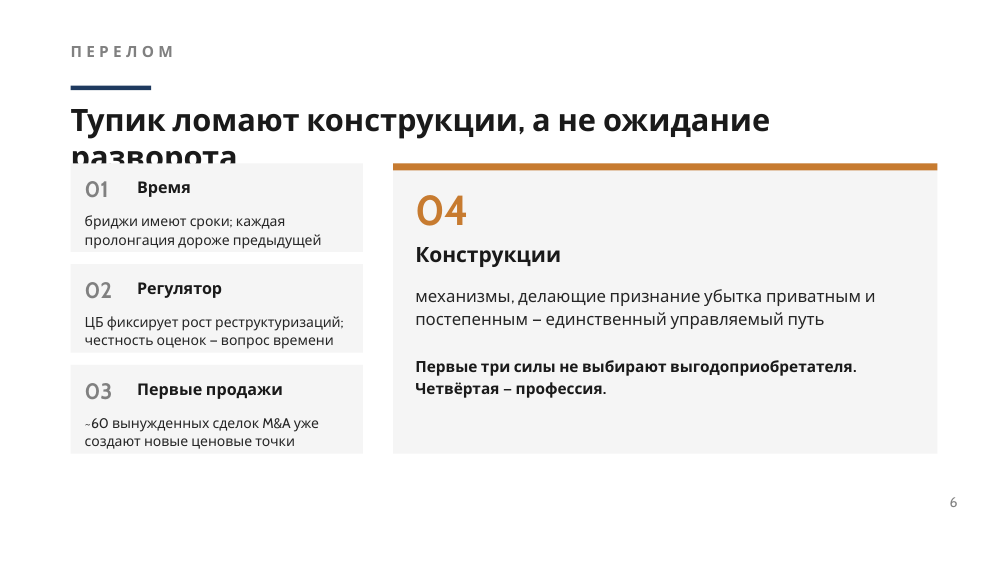
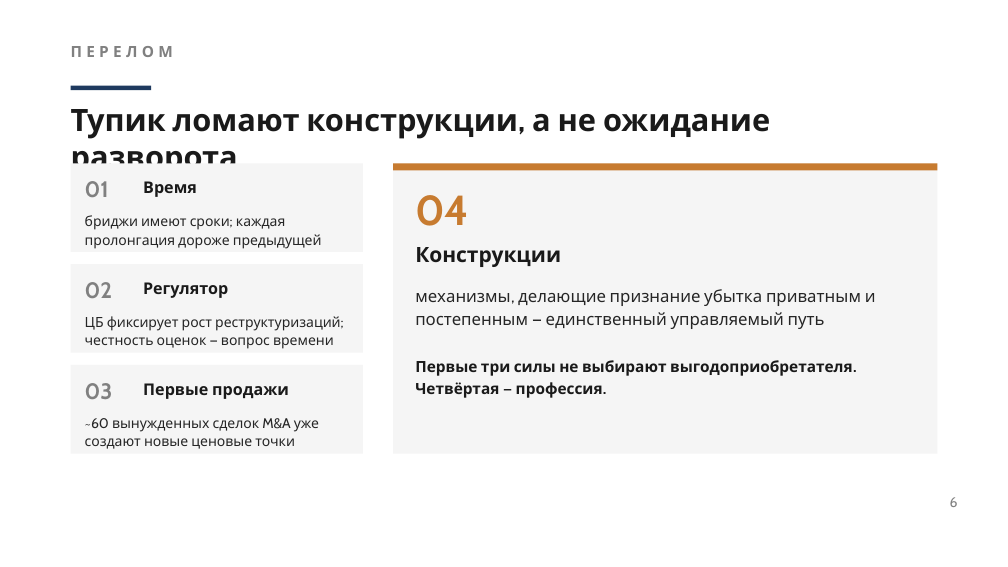
Before and after one commit to mail3875751-glitch/Solfeggio-2, a slide deck: slide 6 of Новое начало/Время партнёрских конструкций — внутренняя презентация (v2).pptx. Drawn at 1008x567 pixels with LibreOffice and Linux fonts; fonts in the diff are those of the drawing. Boxes give left, top, right and bottom in pixels: in the first picture for what was removed or moved away, otherwise in the second. Text is boxed around its words. In the diff, an @@ line names an element or a change of style, - is before the commit and + after.

```diff
--- a/Новое начало/Время партнёрских конструкций — внутренняя презентация (v2).pptx
+++ b/Новое начало/Время партнёрских конструкций — внутренняя презентация (v2).pptx
@@ text "Время": place and size @@
-text "Время" at <box>137,181,191,197</box>
+text "Время" at <box>143,181,197,197</box>
@@ text "Регулятор": place and size @@
-text "Регулятор" at <box>137,282,222,298</box>
+text "Регулятор" at <box>143,282,228,298</box>
@@ text "Первые продажи": place and size @@
-text "Первые продажи" at <box>137,383,283,399</box>
+text "Первые продажи" at <box>143,383,289,399</box>
```
